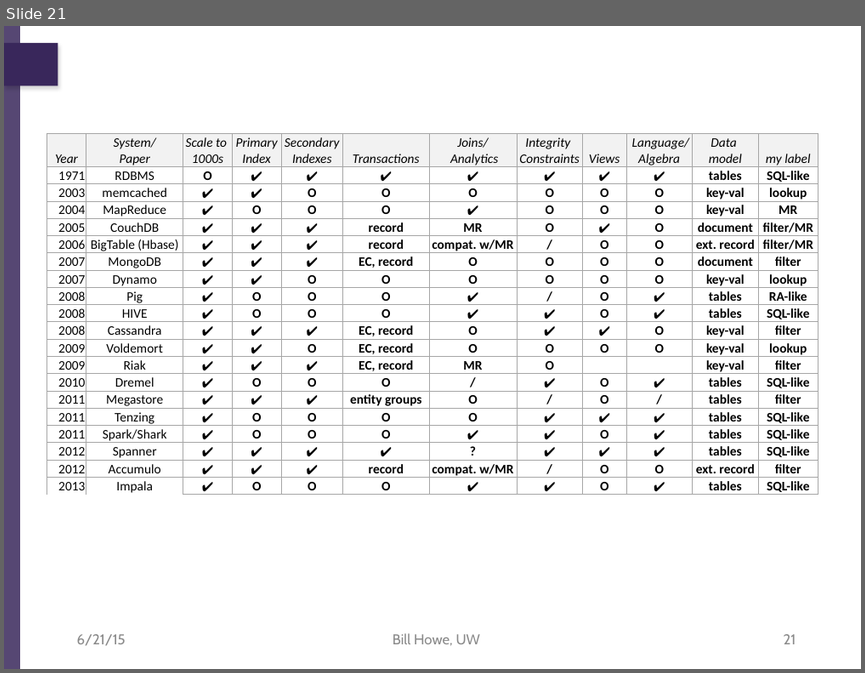
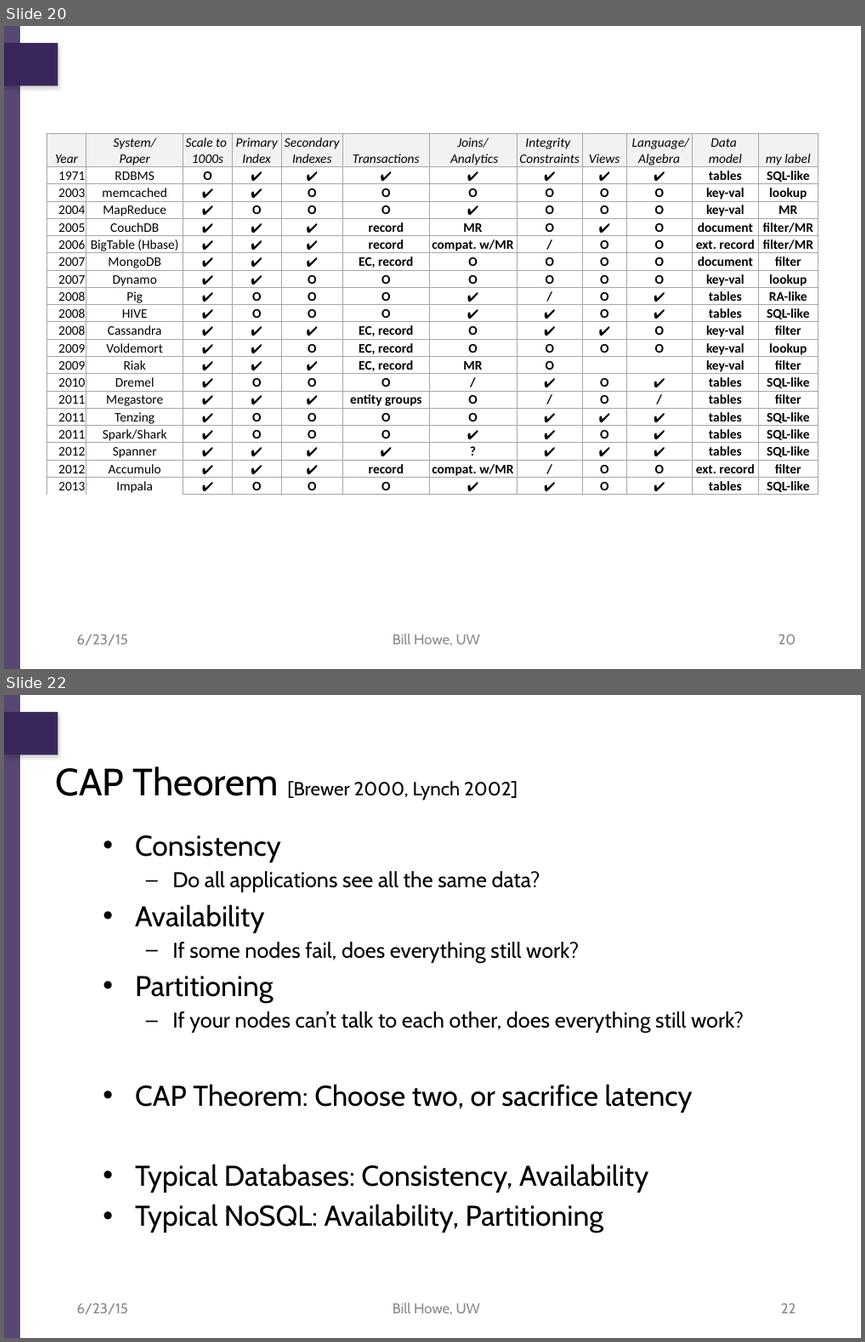
Before and after one commit to billhowe/datasci_course_materials, a slide deck: day1_data_management/part3_nosql/06_nosql.pptx. Shown one above the other, each under a label of ours: slide 21 before the commit, slides 20 and 22 after it; the slides between them are not shown. The pictures are 865x673 and 865x1342 pixels, drawn with LibreOffice and Linux fonts; fonts in the diff are those of the drawing; background and template pictures are left out. Boxes give left, top, right and bottom in pixels: in the first picture for what was removed or moved away, otherwise in the second. Text is boxed around its words. In the diff, an @@ line names an element or a change of style, - is before the commit and + after.

```diff
--- a/day1_data_management/part3_nosql/06_nosql.pptx
+++ b/day1_data_management/part3_nosql/06_nosql.pptx
@@ slide 22 added at [4,695,861,1338], background #FFFFFF; not listed: 2 template elements that a slide beside it also shows @@
@@ title added at [55,766,517,800], 16 pt, text #000000 @@
+CAP Theorem [Brewer 2000, Lynch 2002]
@@ text added at [135,835,744,1232], 24 pt, text #000000 @@
+• Consistency
+  – Do all applications see all the same data?
+• Availability
+  – If some nodes fail, does everything still work?
+• Partitioning
+  – If your nodes can’t talk to each other, does everything still work?
+• CAP Theorem: Choose two, or sacrifice latency
+• Typical Databases: Consistency, Availability
+• Typical NoSQL: Availability, Partitioning
@@ text added at [77,1303,128,1315], 12 pt, text #898989 @@
+6/23/15
@@ text added at [392,1302,480,1315], 12 pt, text #898989 @@
+Bill Howe, UW
@@ page number added at [781,1303,796,1313], 12 pt, text #898989 @@
+22
@@ what was slide 21 is now slide 20 @@
@@ slide 20 changed as well @@
@@ text at [77,634,128,646]: text changed @@
-6/21/15
+6/23/15
@@ page number at [778,634,796,644]: text changed @@
-21
+20
```
Also in this commit, not shown: 20 other slides changed, 6 other slides added, 2 slides removed.
